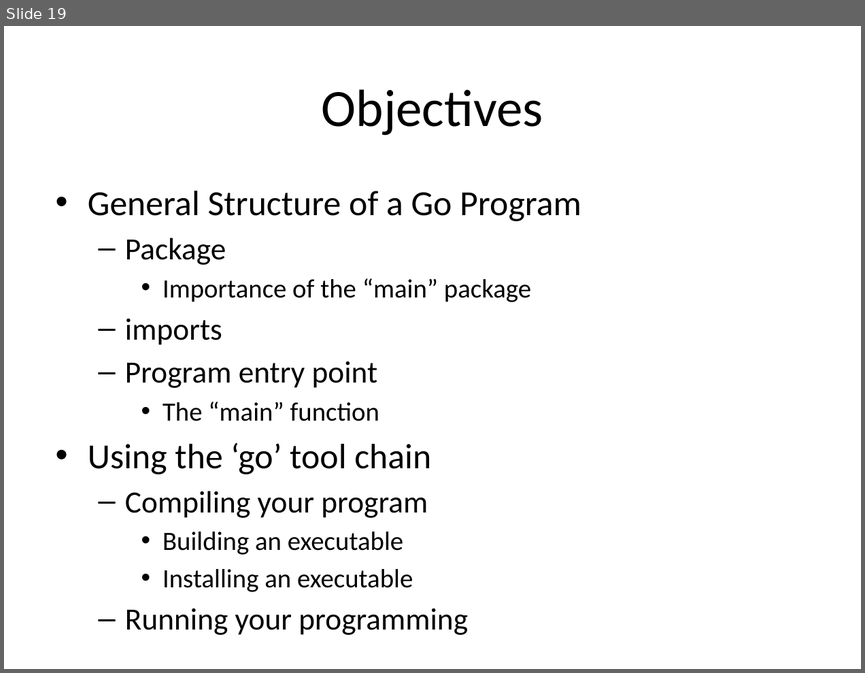
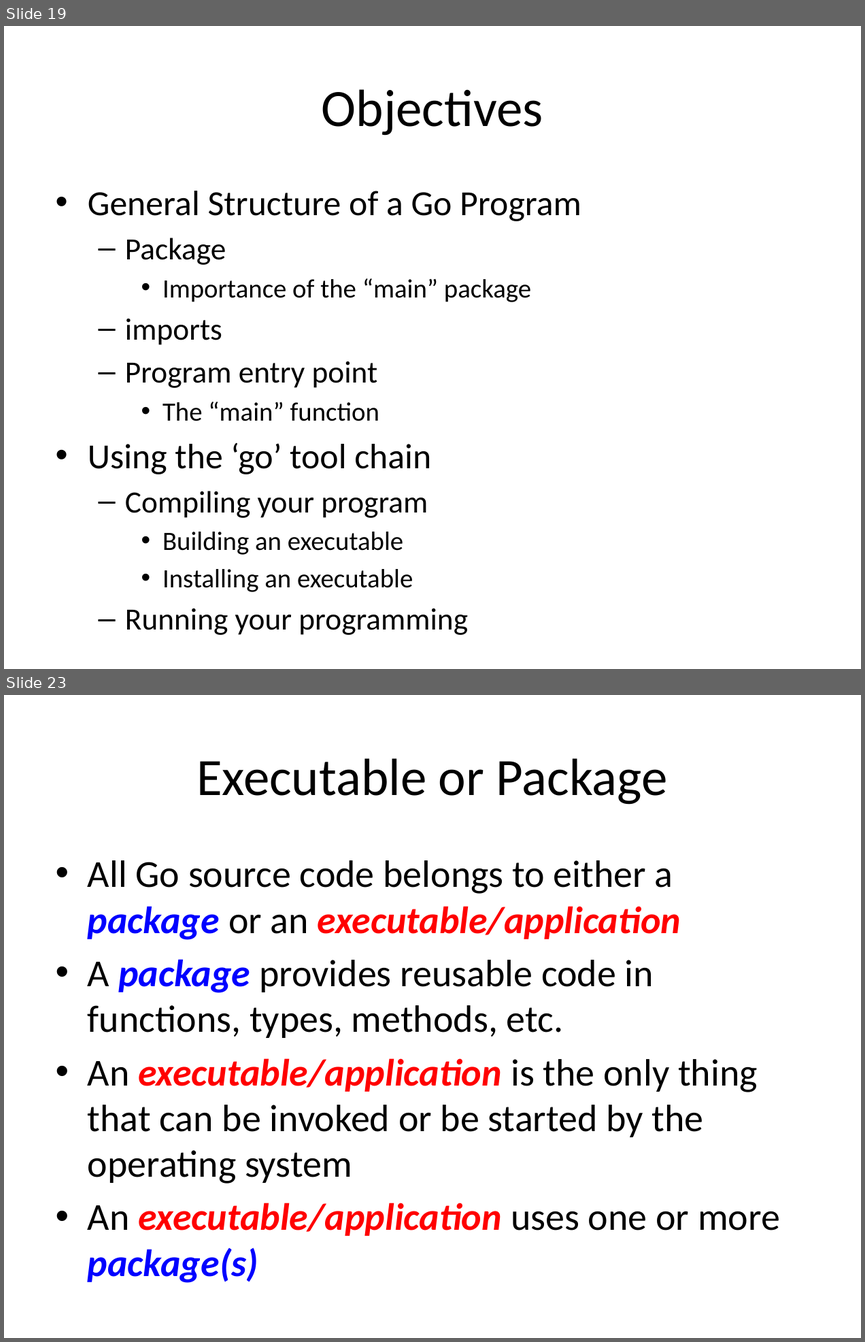
Before and after one commit to xiliax/go-lang-programming, a slide deck: doc/Go-Lang-Programming.pptx. Shown one above the other, each under a label of ours: slide 19 before the commit, slides 19 and 23 after it; the slides between them are not shown. The pictures are 865x673 and 865x1342 pixels, drawn with LibreOffice and Linux fonts; fonts in the diff are those of the drawing. Boxes give left, top, right and bottom in pixels: in the first picture for what was removed or moved away, otherwise in the second. Text is boxed around its words. In the diff, an @@ line names an element or a change of style, - is before the commit and + after.

```diff
--- a/doc/Go-Lang-Programming.pptx
+++ b/doc/Go-Lang-Programming.pptx
@@ slide 23 added at box(4, 695, 861, 1338), background #FFFFFF @@
@@ title added at box(196, 758, 668, 804), 44 pt, text #000000 @@
+Executable or Package
@@ text added at box(88, 860, 780, 1283), 32 pt, text #000000 @@
+• All Go source code belongs to either a package or an executable/application
+• A package provides reusable code in functions, types, methods, etc.
+• An executable/application is the only thing that can be invoked or be started by the operating system
+• An executable/application uses one or more package(s)
```
Also in this commit, not shown: 3 slides changed, 40 other slides added, 48 other files.
